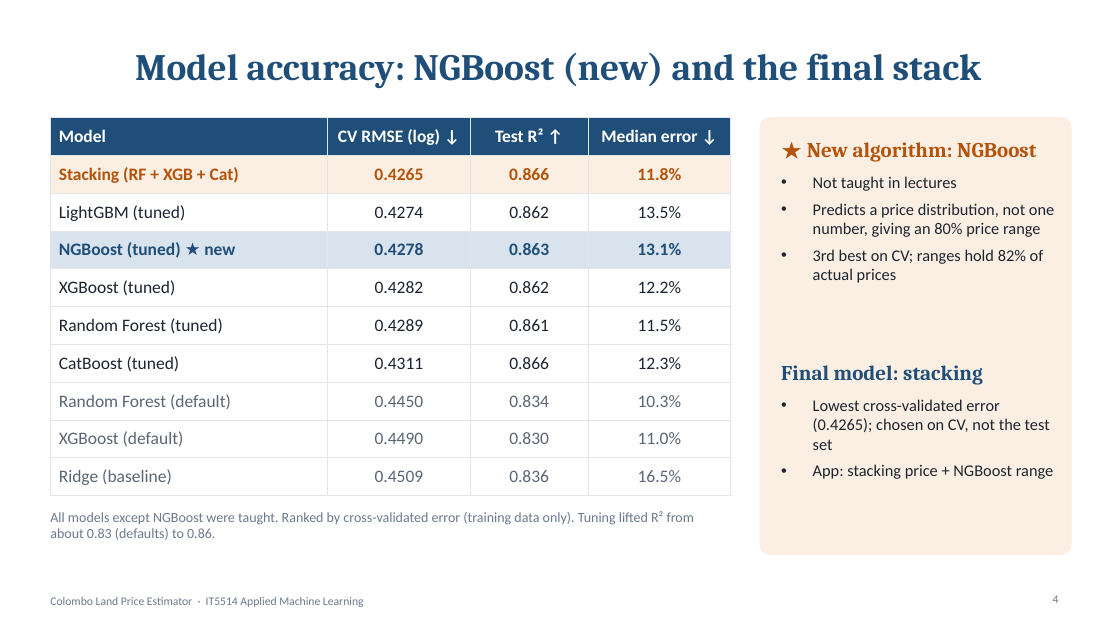
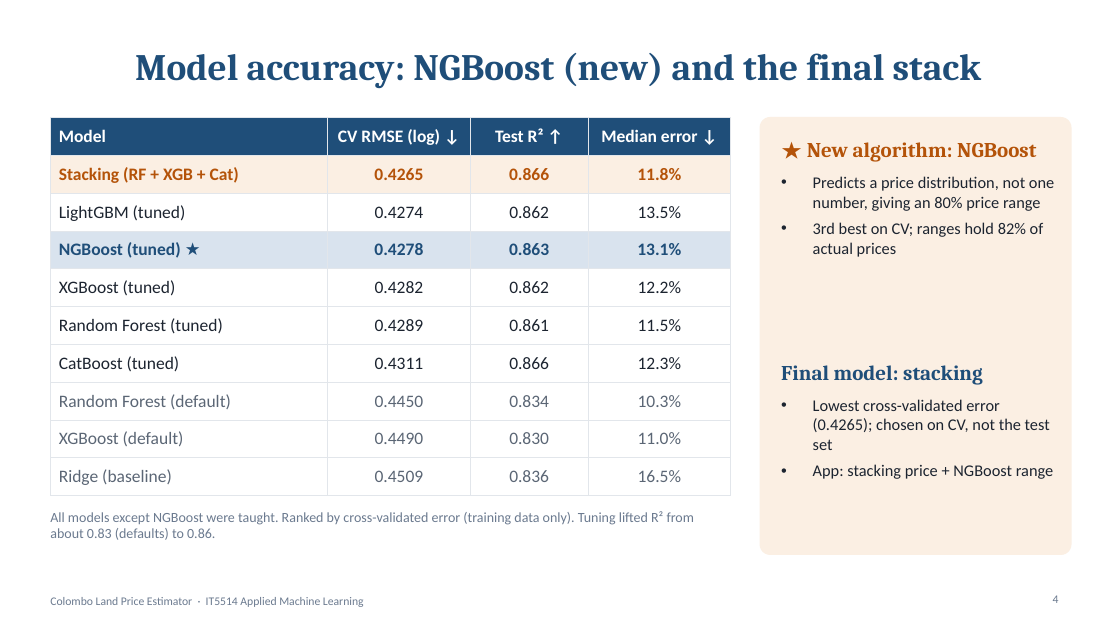
Before and after one commit to amalr-12/colombo-land-price-ml, a slide deck: slide 4 of Presentation.pptx. Drawn at 1120x630 pixels with LibreOffice and Linux fonts; fonts in the diff are those of the drawing. Boxes give left, top, right and bottom in pixels: in the first picture for what was removed or moved away, otherwise in the second. Text is boxed around its words. In the diff, an @@ line names an element or a change of style, - is before the commit and + after.

```diff
--- a/Presentation.pptx
+++ b/Presentation.pptx
@@ table at [50, 118, 731, 496] @@
-row 4, column 1: NGBoost (tuned) ★ new
+row 4, column 1: NGBoost (tuned) ★
@@ text at [813, 176, 957, 191]: paragraph removed @@
-• Not taught in lectures
```
Also in this commit, not shown: 3 other slides changed, 4 other files.
